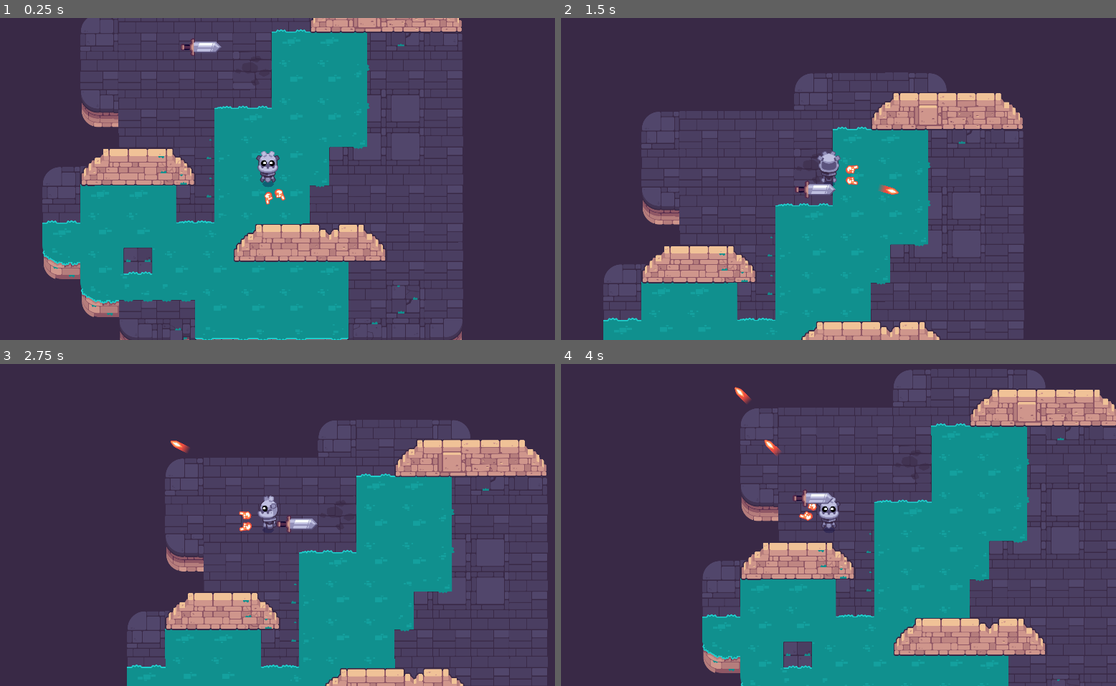
Above: before the commit, frames 1-4 (two rows, left to right).
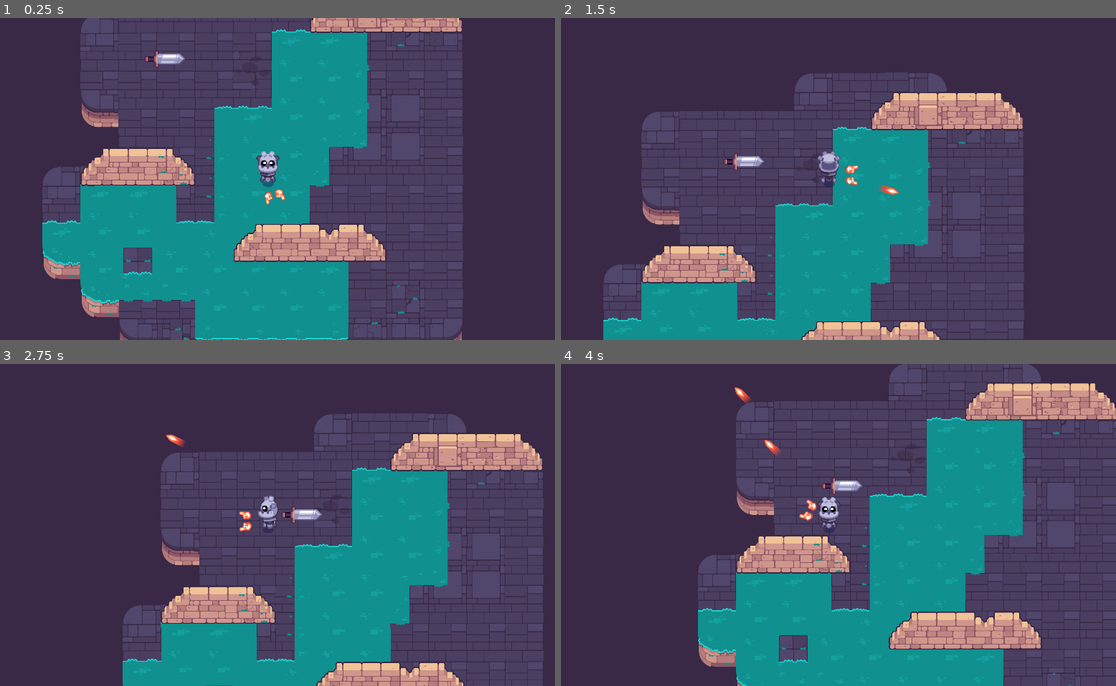
Above: after the commit, the same moments.

Repository: joszeto1/Path-of-Sorcerers-Game
Game: Godot game, scene res://test.tscn
Two runs of this game, one before a commit and one after it. Both use one fixed random seed, a clock stepped at 60 frames per second and the inputs below.
Inputs (mouse positions are in pixels of both pictures, inside the frame that each line leads up to):
- Up to frame 1 (0.25 s): no input
- Up to frame 2 (1.5 s): tap Enter at 0.5 s; move the mouse to (799, 243) at 0.52 s; hold W (move_up) 0.53-1.25 s; click (799, 243) at 0.6 s; tap Space at 0.77 s; drag from (999, 227) to (783, 159) at 1.27 s
- Up to frame 3 (2.75 s): move the mouse to (94, 476) at 2.02 s; hold Left (move_left) from 2.03 s (still down); click (94, 476) at 2.1 s
- Up to frame 4 (4 s): release Left (move_left) at 2.75 s; drag from (855, 525) to (655, 476) at 2.77 s; move the mouse to (744, 444) at 3.52 s; hold Down (move_down) from 3.53 s (still down); click (744, 444) at 3.6 s; tap Space at 3.77 s

The runs differ from the first frame. In frame 1, 0.4% of the frame differs, in the area x 25-40%, y 6-16%; in frame 2, 0.4%; in frame 3, 14%; in frame 4, 16%, in the area x 24-100%, y 0-100%.

Commit message:
mob movement

Diff:
--- a/M10.twin_stick_workbook/mob.gd
+++ b/M10.twin_stick_workbook/mob.gd
@@ -1,27 +1,31 @@
 class_name Mob extends CharacterBody2D
 
-var _player : Player
-@onready var _player_range: Area2D = $PlayerRange
-@export var max_speed := 666.0
-@export var acceleration := 1212.0
+@export var max_speed := 200.0
+@export var acceleration := 800.0
+
+var _player : Player = null
+
+@onready var player_range: Area2D = %PlayerRange
+
 
 func _physics_process(delta: float) -> void:
 	if _player == null:
-		return
-	var direction := global_position.direction_to(_player.global_position)
-	var distance := global_position.distance_to(_player.global_position)
-	var speed := max_speed if distance > 100 else max_speed * distance / 100
+		velocity = velocity.move_toward(Vector2.ZERO, acceleration * delta)
+	else:
+		var direction := global_position.direction_to(_player.global_position)
+		var distance := global_position.distance_to(_player.global_position)
+		var speed := max_speed if distance > 100 else max_speed * distance / 100
 
-	var desired_velocity := direction * speed
-	velocity = velocity.move_toward(desired_velocity, acceleration * delta)
+		var desired_velocity := direction * speed
+		velocity = velocity.move_toward(desired_velocity, acceleration * delta)
 	move_and_slide()
 
 func _ready() -> void:
-	_player_range.body_entered.connect(func (body: Node) -> void:
+	player_range.body_entered.connect(func (body: Node) -> void:
 		if body is Player:
 			_player = body
 	)
-	_player_range.body_exited.connect(func (body: Node) -> void:
+	player_range.body_exited.connect(func (body: Node) -> void:
 		if body is Player:
 			_player = null
 	)
--- a/M10.twin_stick_workbook/mob.tscn
+++ b/M10.twin_stick_workbook/mob.tscn
@@ -4,7 +4,7 @@
 [ext_resource type="Texture2D" uid="uid://nohjoiah3jgr" path="res://mobs/sword_inactive.png" id="1_j1abw"]
 
 [sub_resource type="CircleShape2D" id="CircleShape2D_r723i"]
-radius = 399.981
+radius = 382.012
 
 [sub_resource type="CapsuleShape2D" id="CapsuleShape2D_31yh8"]
 radius = 18.9996
@@ -18,6 +18,7 @@
 texture = ExtResource("1_j1abw")
 
 [node name="PlayerRange" type="Area2D" parent="."]
+unique_name_in_owner = true
 
 [node name="CollisionShape2D" type="CollisionShape2D" parent="PlayerRange"]
 rotation = -1.56902
--- a/M10.twin_stick_workbook/test.tscn
+++ b/M10.twin_stick_workbook/test.tscn
@@ -12,4 +12,4 @@
 position = Vector2(757, 681)
 
 [node name="mob" parent="." instance=ExtResource("3_kf48t")]
-position = Vector2(532, 239)
+position = Vector2(411, 279)
